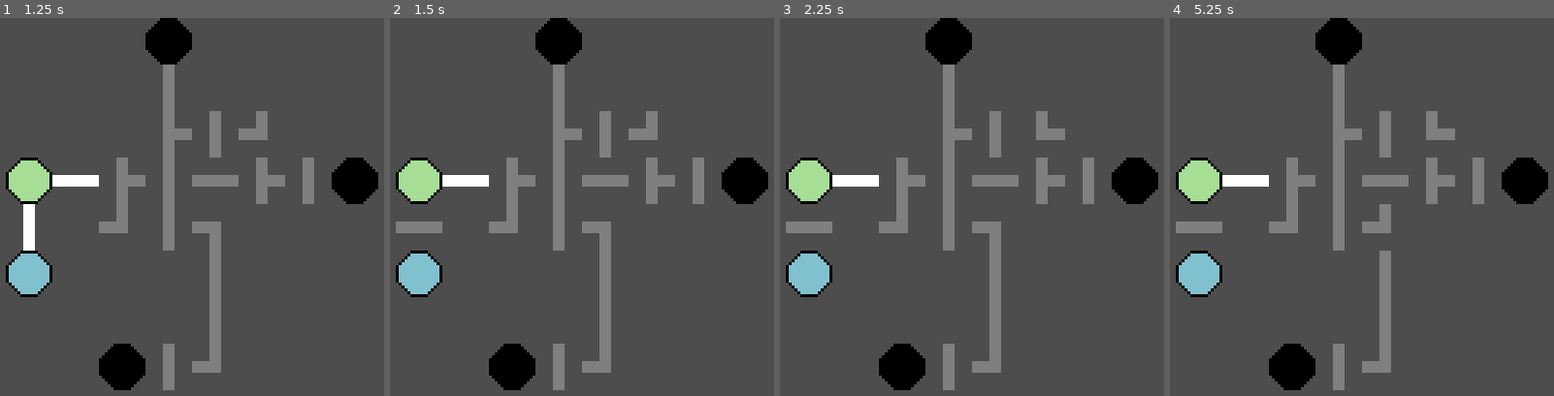
Above: before the commit, frames 1-4 (left to right).
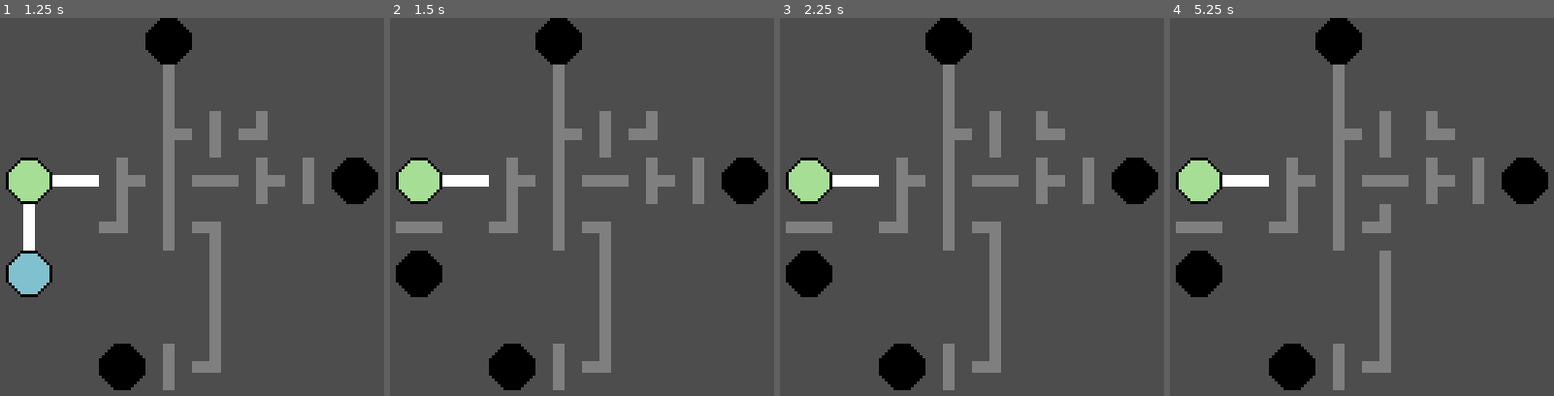
Above: after the commit, the same moments.

Repository: OverloadedOrama/Obsidian
Game: Godot game, scene res://src/network.tscn
Two runs of this game, one before a commit and one after it. Both use one fixed random seed, a clock stepped at 60 frames per second and the inputs below.
Inputs (mouse positions are in pixels of both pictures, inside the frame that each line leads up to):
- Up to frame 1 (1.25 s): tap Enter at 0.5 s; move the mouse to (334, 207) at 0.52 s; click (334, 207) at 0.67 s
- Up to frame 2 (1.5 s): tap Space at 1.25 s; move the mouse to (409, 248) at 1.27 s; click (409, 248) at 1.42 s
- Up to frame 3 (2.25 s): tap Enter at 2 s; move the mouse to (1021, 135) at 2.02 s; click (1021, 135) at 2.17 s
- Up to frame 4 (5.25 s): tap Space at 2.75, 4.25 s; move the mouse to (1300, 312) at 2.77 s; click (1300, 312) at 2.92 s; tap Enter at 3.5 s; move the mouse to (outside the picture) at 3.52 s; click (outside the picture) at 3.67 s; move the mouse to (outside the picture) at 4.27 s; click (outside the picture) at 4.42 s; move the mouse to (1377, 225) at 5.02 s; click (1377, 225) at 5.17 s

Frame 1 is identical in both runs. In frame 2, 0.9% of the frame differs, in the area x 2-13%, y 62-74%; in frame 3, 0.9%; in frame 4, 0.9%.

Commit message:
Update neighboring pipes
Still not working properly, there is a bug when the connections are cut. Pipes need to remember the neighboring pipe they're getting water from

Diff:
--- a/src/network.gd
+++ b/src/network.gd
@@ -4,13 +4,9 @@
 @onready var tile_map: TileMap = $TileMap
 
 
+
 func _ready() -> void:
-	for x in grid_size.x:
-		for y in grid_size.y:
-			var coords := Vector2i(x, y)
-			var tile_data := tile_map.get_cell_tile_data(0, coords)
-			if is_instance_valid(tile_data):
-				check_if_active(tile_data, coords, true)
+	check_entire_grid()
 
 
 func _input(event: InputEvent) -> void:
@@ -26,14 +22,25 @@
 					if alternative_tile > 3:
 						alternative_tile = 0
 					tile_map.set_cell(0, coords, 1, atlas_coords, alternative_tile)
-				var new_tile_data := tile_map.get_cell_tile_data(0, coords)
-				check_if_active(new_tile_data, coords, false)
+				#var new_tile_data := tile_map.get_cell_tile_data(0, coords)
+				#check_if_active(new_tile_data, coords)
+				check_entire_grid()
 
 
-func check_if_active(tile_data: TileData, coords: Vector2i, start_of_game: bool) -> void:
+func check_entire_grid() -> void:
+	for x in grid_size.x:
+		for y in grid_size.y:
+			var coords := Vector2i(x, y)
+			var tile_data := tile_map.get_cell_tile_data(0, coords)
+			if is_instance_valid(tile_data):
+				var has_changed := check_if_active(tile_data, coords)
+				if has_changed:
+					check_entire_grid()
+					return
+
+
+func check_if_active(tile_data: TileData, coords: Vector2i) -> bool:
 	var atlas_coords := tile_map.get_cell_atlas_coords(0, coords)
-	if atlas_coords.y == 0:
-		return
 	var look_at_1 := tile_data.get_custom_data("look_at_1") as Vector2i
 	var look_at_2 := tile_data.get_custom_data("look_at_2") as Vector2i
 	var look_at_3 := tile_data.get_custom_data("look_at_3") as Vector2i
@@ -42,41 +49,45 @@
 	var neighbor_2 := tile_map.get_cell_tile_data(0, coords + look_at_2)
 	var neighbor_3 := tile_map.get_cell_tile_data(0, coords + look_at_3)
 	var neighbor_4 := tile_map.get_cell_tile_data(0, coords + look_at_4)
-	var active_neighbor_1 := is_neighbor_active(neighbor_1, coords, look_at_1, start_of_game)
-	var active_neighbor_2 := is_neighbor_active(neighbor_2, coords, look_at_2, start_of_game)
-	var active_neighbor_3 := is_neighbor_active(neighbor_3, coords, look_at_3, start_of_game)
-	var active_neighbor_4 := is_neighbor_active(neighbor_4, coords, look_at_4, start_of_game)
+	var active_neighbor_1 := is_neighbor_active(neighbor_1, coords, look_at_1)
+	var active_neighbor_2 := is_neighbor_active(neighbor_2, coords, look_at_2)
+	var active_neighbor_3 := is_neighbor_active(neighbor_3, coords, look_at_3)
+	var active_neighbor_4 := is_neighbor_active(neighbor_4, coords, look_at_4)
 	var is_active := active_neighbor_1 or active_neighbor_2 or active_neighbor_3 or active_neighbor_4
 	var alternative_tile := tile_map.get_cell_alternative_tile(0, coords)
+	var has_changed := false
 	if is_active:
 		if atlas_coords == Vector2i(2, 0):
 			tile_map.set_cell(0, coords, 1, Vector2i(1, 0), alternative_tile)
-			return
-		atlas_coords.y = 1
-		tile_map.set_cell(0, coords, 1, atlas_coords, alternative_tile)
+			has_changed = true
+		elif atlas_coords.y == 2:
+			atlas_coords.y = 1
+			tile_map.set_cell(0, coords, 1, atlas_coords, alternative_tile)
+			has_changed = true
 	else:
 		if atlas_coords == Vector2i(1, 0):
 			tile_map.set_cell(0, coords, 1, Vector2i(2, 0), alternative_tile)
-			return
-		atlas_coords.y = 2
-		tile_map.set_cell(0, coords, 1, atlas_coords, alternative_tile)
+			has_changed = true
+		elif atlas_coords.y == 1:
+			atlas_coords.y = 2
+			tile_map.set_cell(0, coords, 1, atlas_coords, alternative_tile)
+			has_changed = true
+	return has_changed
 
 
-func is_neighbor_active(neighbor_data: TileData, coords: Vector2i, look_at_dir: Vector2i, start_of_game: bool) -> bool:
+func is_neighbor_active(neighbor_data: TileData, coords: Vector2i, look_at_dir: Vector2i) -> bool:
 	if not is_instance_valid(neighbor_data):
 		return false
 	if look_at_dir == Vector2i.ZERO:
 		return false
 	var neighbor_coords := coords + look_at_dir
+	var neighbor_active := false
+	var atlas_coords := tile_map.get_cell_atlas_coords(0, neighbor_coords)
+	if atlas_coords == Vector2i.ZERO or atlas_coords.y == 1:
+		neighbor_active = true
+	if not neighbor_active:
+		return false
 	var can_activate := false
-	var atlas_coords := tile_map.get_cell_atlas_coords(0, neighbor_coords)
-	if atlas_coords == Vector2i.ZERO or atlas_coords == Vector2i(1, 0):
-		can_activate = true
-	if not start_of_game and atlas_coords.y == 1:
-		can_activate = true
-	if not can_activate:
-		return false
-	can_activate = false
 	var neighbor_look_at_dirs: Array[Vector2i] = [
 		neighbor_data.get_custom_data("look_at_1") as Vector2i,
 		neighbor_data.get_custom_data("look_at_2") as Vector2i,
--- a/src/network.tscn
+++ b/src/network.tscn
@@ -147,4 +147,4 @@
 rotation = -0.00283144
 tile_set = SubResource("TileSet_phwwa")
 format = 2
-layer_0/tile_data = PackedInt32Array(196614, 1, 196609, 196611, 1, 196609, 262147, 1, 196609, 327684, 1, 196609, 458755, 1, 65537, 65539, 1, 196609, 131075, 131073, 65537, 262148, 65537, 196609, 393220, 1, 65537, 131076, 1, 196609, 196612, 1, 131073, 131077, 65537, 1, 262146, 65537, 1, 458756, 65537, 1, 196613, 131073, 65537, 196610, 131073, 65537, 196609, 1, 1, 458754, 131073, 0, 196615, 131073, 0, 3, 131073, 0, 196608, 1, 0, 327680, 65537, 0, 262144, 1, 65537)
+layer_0/tile_data = PackedInt32Array(196614, 1, 65538, 196611, 1, 65538, 262147, 1, 65538, 327684, 1, 65538, 65539, 1, 65538, 131075, 131073, 65538, 262148, 65537, 196610, 393220, 1, 65538, 131076, 1, 65538, 131077, 65537, 2, 262146, 65537, 2, 458756, 65537, 2, 196613, 131073, 65538, 196610, 131073, 65538, 458754, 131073, 0, 196615, 131073, 0, 3, 131073, 0, 196608, 1, 0, 327680, 131073, 0, 196609, 1, 2, 196612, 1, 2, 458755, 1, 65538, 262144, 1, 65538)
